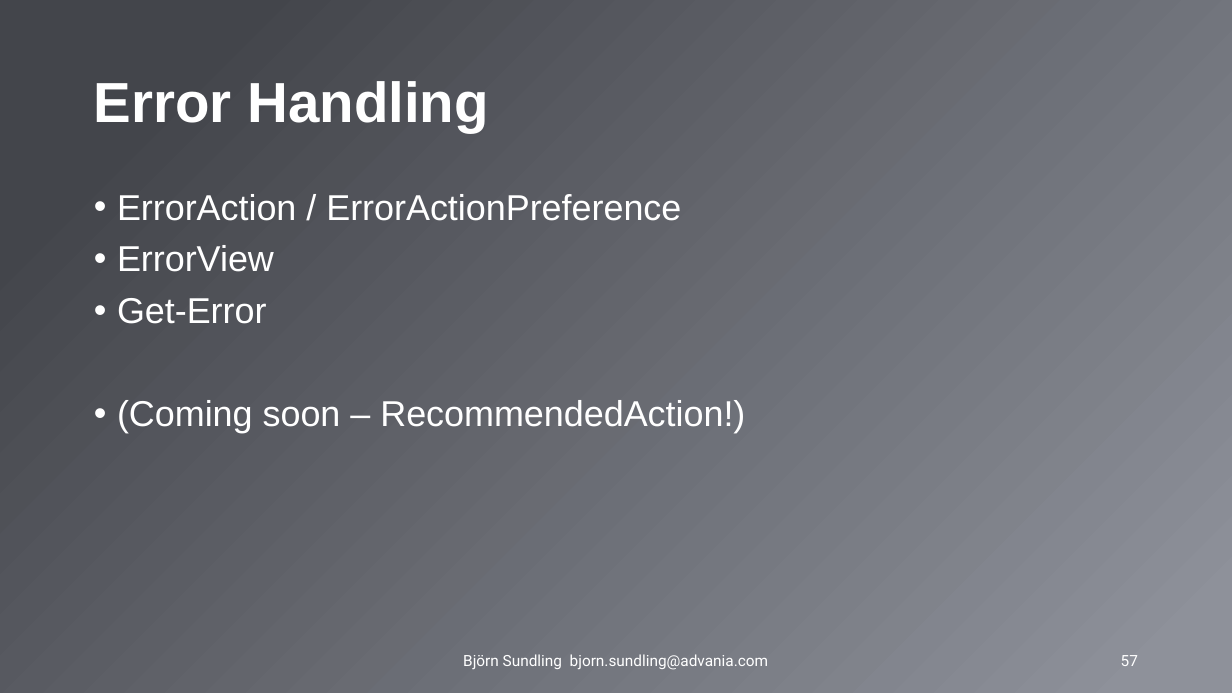
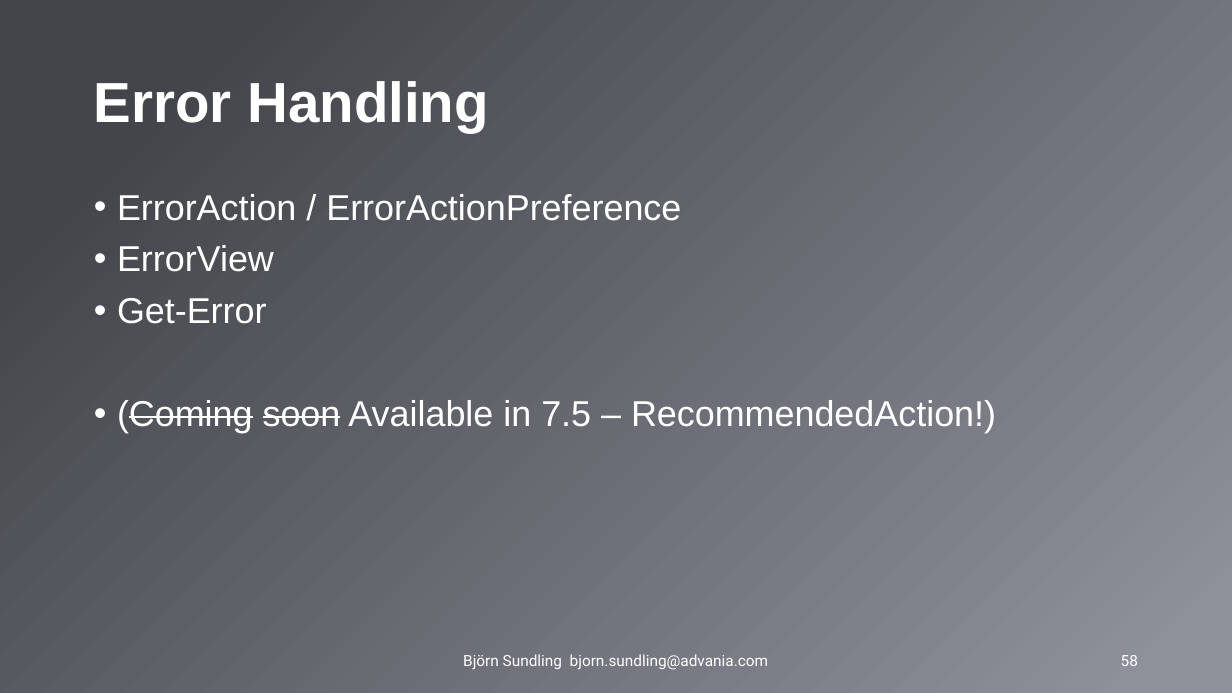
Before and after one commit to AdvaniaSE/PowerShellAdvancedFundamentals, a slide deck: slide 58 of PowerShell Advanced Fundamentals.pptx (slide 57 before the commit). Drawn at 1232x693 pixels with LibreOffice and Linux fonts; fonts in the diff are those of the drawing; background and template pictures are left out. Boxes give left, top, right and bottom in pixels: in the first picture for what was removed or moved away, otherwise in the second. Text is boxed around its words. In the diff, an @@ line names an element or a change of style, - is before the commit and + after.

Commit message:
pptx updated

```diff
--- a/PowerShell Advanced Fundamentals.pptx
+++ b/PowerShell Advanced Fundamentals.pptx
@@ text at box(117, 400, 996, 433): text changed @@
-• (Coming soon – RecommendedAction!)
+• (Coming soon Available in 7.5 – RecommendedAction!)
@@ page number at box(1121, 655, 1138, 666): text changed @@
-57
+58
```
Also in this commit, not shown: 3 other slides changed, 1 slide added.
